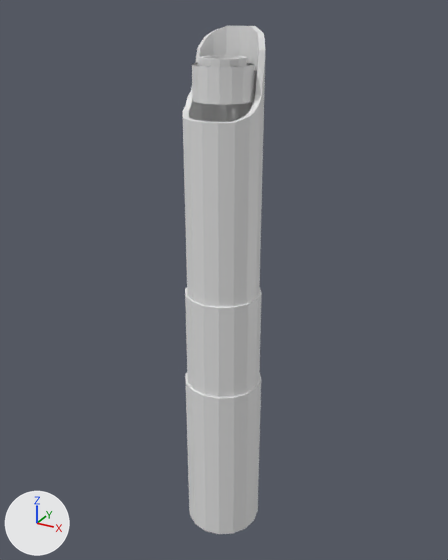
The Blender file lightsaberCreation.blend, before and after one commit.
The view is the same before and after, from a camera (50 mm lens) standing at (2.0, -3.28, 2.17) and looking at (0.27, -0.14, 0.6). Every picture has the same lights, and +X, +Y and +Z are marked at lower left.

Objects in the first picture: 'Graflex 3-Cell', 'Graflex Clamp', 'T Track Hilt', 'Top Piece'.
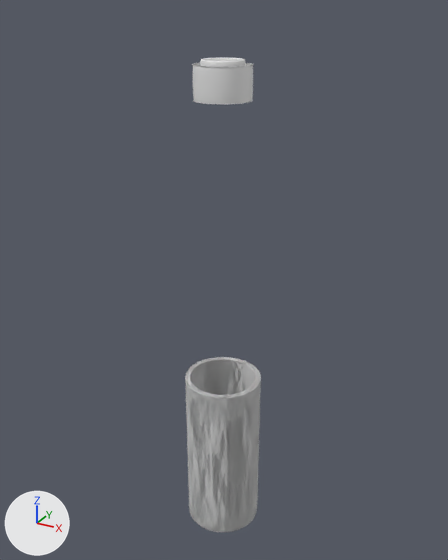
Where the change shows, as pixel boxes [x1, y1, x2, y2] in the pictures (448 x 560 px; the box of a moved part takes in the faces that stretch with it):
'Graflex 3-Cell', hidden: before [182, 26, 266, 307]
'T Track Hilt', reshaped, modifiers changed: before [185, 372, 261, 534]; after [185, 357, 261, 532]
'Graflex Clamp', hidden: before [185, 288, 262, 397]
'Top Piece', modifiers changed (6% shorter): before [192, 56, 254, 105]; after [192, 58, 253, 104]
part 1 of me_cylinder_003, added: after [185, 357, 261, 532]
part 2 of me_cylinder_003, deleted: before [185, 372, 261, 534]
part 4 of me_cylinder_004, moved or reshaped (not visible afterwards): before [185, 288, 261, 308]
part 5 of me_cylinder_004, shading changed: before [185, 293, 262, 397]

Edits to the bpy script that builds the scene:
```text
Change me_cylinder_003:
    used by ob_t_track_hilt; location = (0.302, -0.206, 0.201); scale = (1.15, 1.15, 1.4)
    remove me_cylinder_003.from_pydata(...)  # 105 vertices, 96 faces; spans x -0.22..0.22, y -0.22..0.22, z -1.0..-0.194
    add me_cylinder_003.from_pydata(...)  # 258 vertices, 208 faces; spans x -0.223..0.223, y -0.223..0.223, z -1.0..-0.191
    me_cylinder_003 part 1: a new loose piece of 201 vertices spanning x -0.223..0.223, y -0.223..0.223, z -0.989..-0.191
    me_cylinder_003 part 2
    104 vertices are removed from x -0.22..0.22, y -0.22..0.22, z -1.0..-0.194
    96 faces are deleted
    56 vertices are added at x -0.174..0.174, y -0.174..0.174, z -1.0
    me_cylinder_003 part 3: the surface is now shaded smooth
Change me_cylinder_004:
    used by ob_graflex_clamp; location = (0.302, -0.206, 0.201); scale = (1.15, 1.15, 1.4)
    remove me_cylinder_004.from_pydata(...)  # 64 vertices, 64 faces; spans x -0.208..0.208, y -0.208..0.208, z -0.194..0.251
    add me_cylinder_004.from_pydata(...)  # 96 vertices, 64 faces; spans x -0.208..0.208, y -0.208..0.208, z -0.194..0.251
    me_cylinder_004 part 4
    32 faces are deleted
    32 vertices are added at x -0.208..0.208, y -0.208..0.208, z -0.194..0.251
    32 new faces join them
    me_cylinder_004 part 5: 32 kept faces spanning x -0.208..0.208, y -0.208..0.208, z -0.194..0.251 are now shaded smooth
Change ob_top_piece:
    add _m = ob_top_piece.modifiers.new('Subdivision', 'SUBSURF')
Change ob_t_track_hilt:
    add _m = ob_t_track_hilt.modifiers.new('Subdivision', 'SUBSURF')
    add _m = ob_t_track_hilt.modifiers.new('Mirror', 'MIRROR')
Change ob_graflex_clamp:
    add _m = ob_graflex_clamp.modifiers.new('Subdivision', 'SUBSURF')
    add ob_graflex_clamp.hide_set(True)
Change ob_graflex_3_cell:
    add ob_graflex_3_cell.hide_set(True)
```
